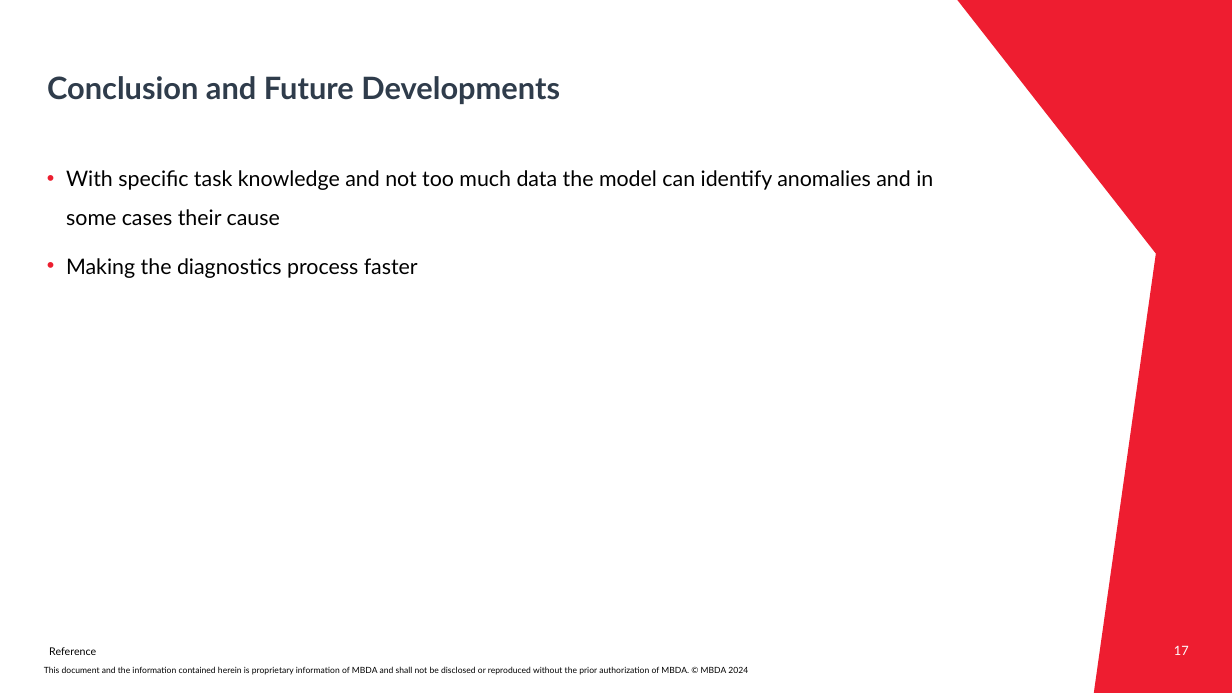
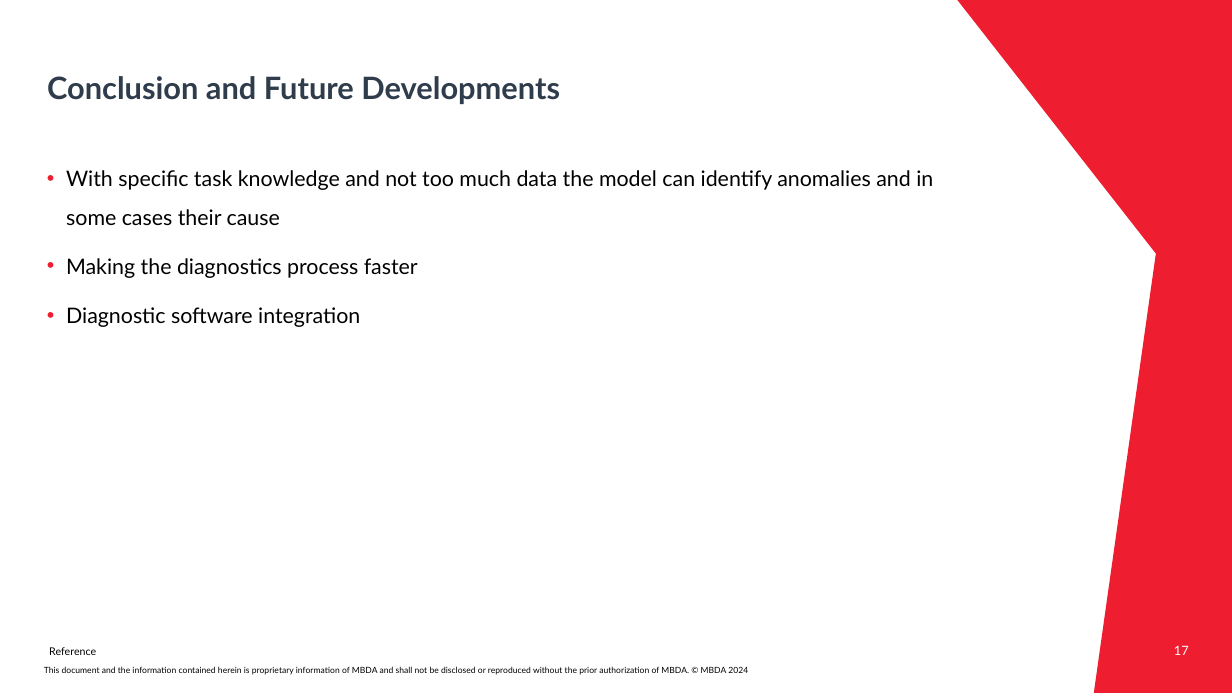
Before and after one commit to Mqtth3w/master-thesis-mbda-unipr, a slide deck: slide 17 of Presentation_Gianvenuti.pptx. Drawn at 1232x693 pixels with LibreOffice and Linux fonts; fonts in the diff are those of the drawing; background and template pictures are left out. Boxes give left, top, right and bottom in pixels: in the first picture for what was removed or moved away, otherwise in the second. Text is boxed around its words. In the diff, an @@ line names an element or a change of style, - is before the commit and + after.

```diff
--- a/Presentation_Gianvenuti.pptx
+++ b/Presentation_Gianvenuti.pptx
@@ text at (66, 307, 360, 327): paragraph added @@
+• Diagnostic software integration
```
